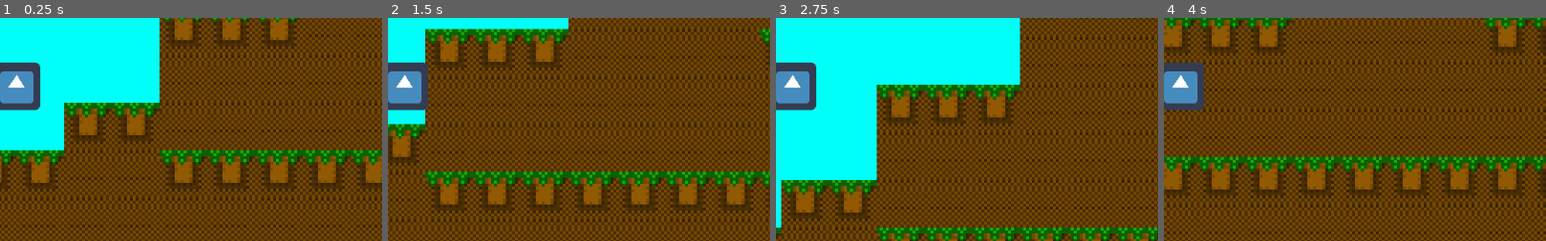
Above: before the commit, frames 1-4 (left to right).
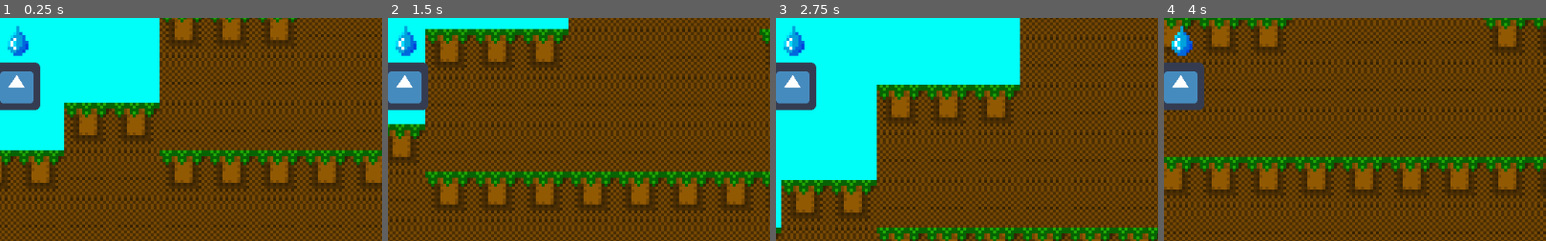
Above: after the commit, the same moments.

Repository: iloveusername/CodeOrCreateNerdsGame
Game: Godot game, scene res://Scenes/Test Scene.tscn
The game is run twice, just before and just after one commit, with the same random seed, the same clock (stepped at 60 frames per second) and the same inputs. The engine's default icon, where the game draws it, is replaced by a stand-in: a white triangle on a blue panel in a dark square.
Inputs (mouse positions are % of the whole screen's width and height, from its top left):
- Up to frame 1 (0.25 s): no input
- Up to frame 2 (1.5 s): move the mouse to (72, 45) at 0.52 s; press the mouse at (72, 45) at 0.53 s; hold Right (ui_right) from 0.53 s (still down); tap Space (ui_select) at 0.77 s; move the mouse to (30, 55) at 1.27 s; release the mouse at (30, 55) at 1.28 s; click (30, 55) at 1.35 s
- Up to frame 3 (2.75 s): tap Space (ui_select) at 1.52 s; move the mouse to (60, 28) at 2.02 s; release Right (ui_right) at 2.03 s; press the mouse at (60, 28) at 2.03 s; hold Left (ui_left) from 2.03 s (still down)
- Up to frame 4 (4 s): move the mouse to (45, 70) at 2.77 s; release Left (ui_left) at 2.78 s; release the mouse at (45, 70) at 2.78 s; hold Right (ui_right) from 2.78 s (still down); click (45, 70) at 2.85 s; tap Space (ui_select) at 3.02, 3.77 s; move the mouse to (80, 65) at 3.52 s; press the mouse at (80, 65) at 3.53 s
The pictures show only the part of the screen within x 48-98%, y 49-99%; the shares and areas given below are measured in that part.

The runs differ from the first frame. In frame 1, 0.5% of the frame differs, in the area x 2-8%, y 3-18%; in frame 2, 0.5%; in frame 3, 0.5%; in frame 4, 0.5%.

Commit message:
Water Meter Thingy

Diff:
--- a/Scenes/Player.tscn
+++ b/Scenes/Player.tscn
@@ -1,7 +1,8 @@
-[gd_scene load_steps=5 format=2]
+[gd_scene load_steps=6 format=2]
 
 [ext_resource path="res://Sprites/icon.png" type="Texture" id=1]
 [ext_resource path="res://Scripts/Player.gd" type="Script" id=2]
+[ext_resource path="res://Sprites/Water Meter.png" type="Texture" id=3]
 
 [sub_resource type="RectangleShape2D" id=1]
 extents = Vector2( 14.3189, 14.2321 )
@@ -19,7 +20,7 @@
 position = Vector2( 0, -14.3315 )
 shape = SubResource( 1 )
 
-[node name="Sprite" type="Sprite" parent="KinematicBody2D"]
+[node name="CharSprite" type="Sprite" parent="KinematicBody2D"]
 position = Vector2( 0, -16 )
 scale = Vector2( 0.5, 0.5 )
 texture = ExtResource( 1 )
@@ -35,3 +36,9 @@
 [node name="CollisionShape2D" type="CollisionShape2D" parent="KinematicBody2D/Area2D"]
 position = Vector2( 0, -16.0181 )
 shape = SubResource( 2 )
+
+[node name="Water Meter" type="Sprite" parent="KinematicBody2D"]
+position = Vector2( 0, -44.5449 )
+scale = Vector2( 2, 2 )
+texture = ExtResource( 3 )
+vframes = 5
Binary file added: Sprites/Water Meter.png
Not shown, added: Sprites/Water Meter.png.import
Binary file added: Sprites/WaterMeterTest.png
Not shown, added: Sprites/WaterMeterTest.png.import
